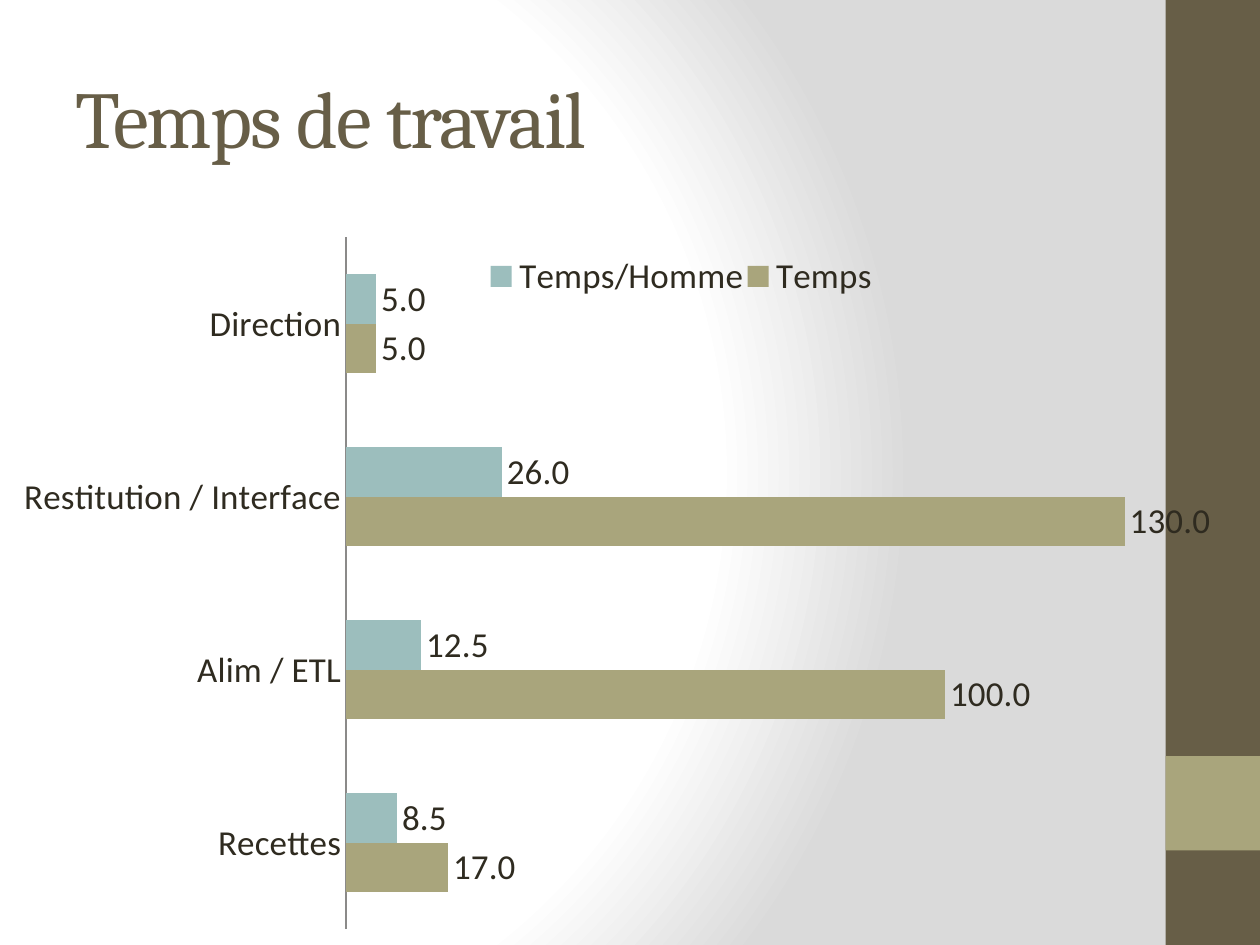
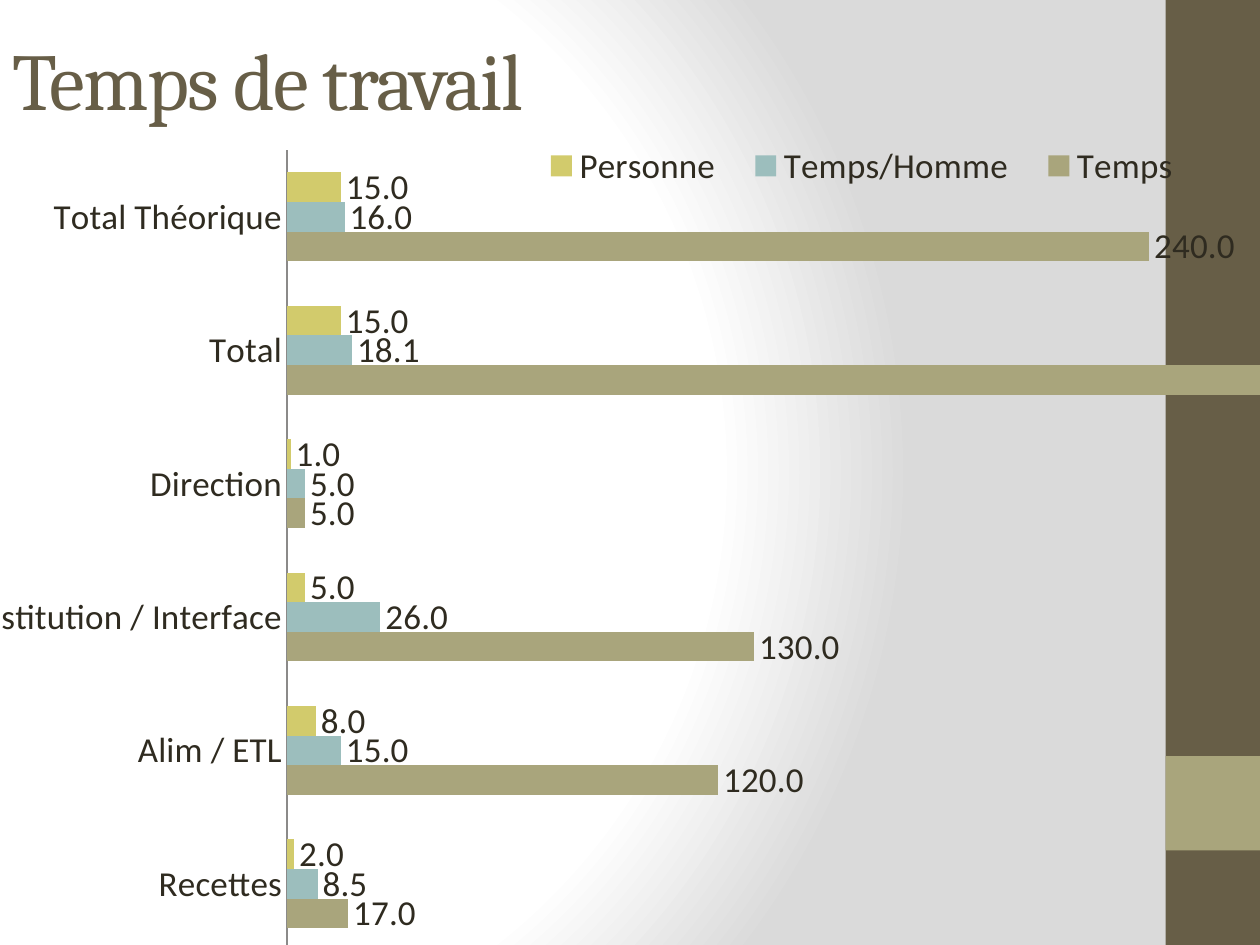
Before and after one commit to lobtec/dartiesgroupe2, a slide deck: slide 4 of PROJET/Presentation/PRE_26-01-11.pptx. Drawn at 1260x945 pixels with LibreOffice and Linux fonts; fonts in the diff are those of the drawing. Boxes give left, top, right and bottom in pixels: in the first picture for what was removed or moved away, otherwise in the second. Text is boxed around its words. In the diff, an @@ line names an element or a change of style, - is before the commit and + after.

```diff
--- a/PROJET/Presentation/PRE_26-01-11.pptx
+++ b/PROJET/Presentation/PRE_26-01-11.pptx
@@ title "Temps de travail": place and size @@
-title "Temps de travail" at (76,92,586,165)
+title "Temps de travail" at (12,54,523,127)
@@ bar chart at (0,66,1260,945) @@
-categories: Recettes, Alim / ETL, Restitution / Interface, Direction
+categories: Recettes, Alim / ETL, Restitution / Interface, Direction, Total, Total Théorique
-Temps: 17, 100, 130, 5
+Temps: 17, 120, 130, 5, 272, 240
-Temps/Homme: 8.5, 12.5, 26, 5
+Temps/Homme: 8.5, 15, 26, 5, 18.1, 16
+Personne: 2, 8, 5, 1, 15, 15
@@ bar chart: place and size @@
-bar chart at (0,155,1211,945)
+bar chart at (0,66,1260,945)
```
